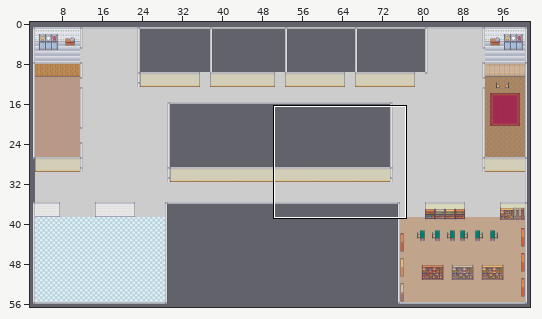
Tiled map, stored at Output/Assets/Maps/mapLvl2.tmx. Above: a wide view before the commit, with the close-up outlined.
Close-up. Before the edit:
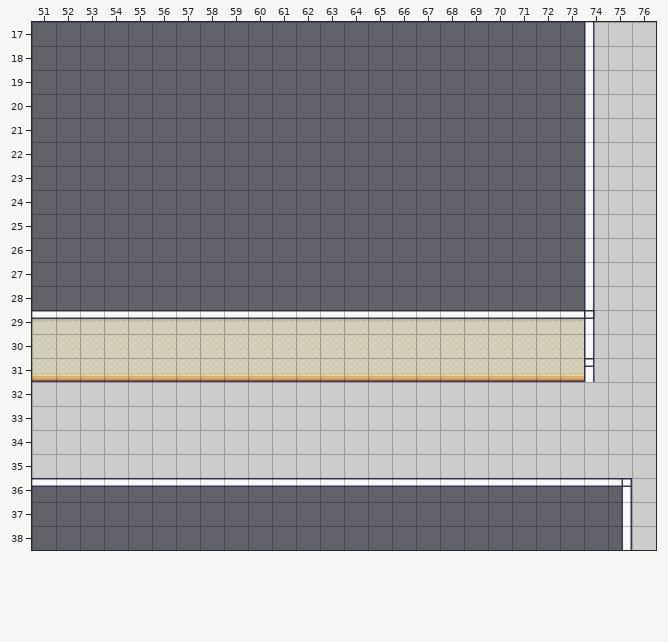
Cells are 32x32 px. Shown: x 51..76, y 17..38. The commit also changed other parts of the map, which this record leaves out. Tiles whose own drawing changed are shown in their newer look in all pictures.
New version:
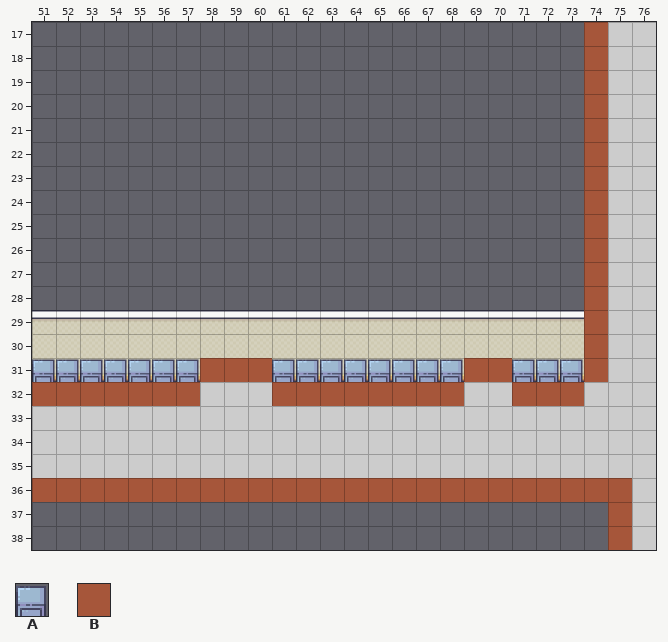
Key: from "5_Classroom_and_library_32x32": A 92; from "Collisions": B 0.
_ is an empty cell.
Tiles of an added or newly shown layer are drawn over the layers below it.
Edits made:
Layer "Decorations":
y 31: x 51..57 _______ -> AAAAAAA; x 61..68 ________ -> AAAAAAAA; x 71..73 ___ -> AAA
Layer "collisions" (now shown):
y 17..30: x 74 _ -> B
y 31: x 58..60 ___ -> BBB; x 69..70 __ -> BB; x 74 _ -> B
y 32: x 51..57 _______ -> BBBBBBB; x 61..68 ________ -> BBBBBBBB; x 71..73 ___ -> BBB
y 36: x 51..75 _________________________ -> BBBBBBBBBBBBBBBBBBBBBBBBB
y 37..38: x 75 _ -> B
